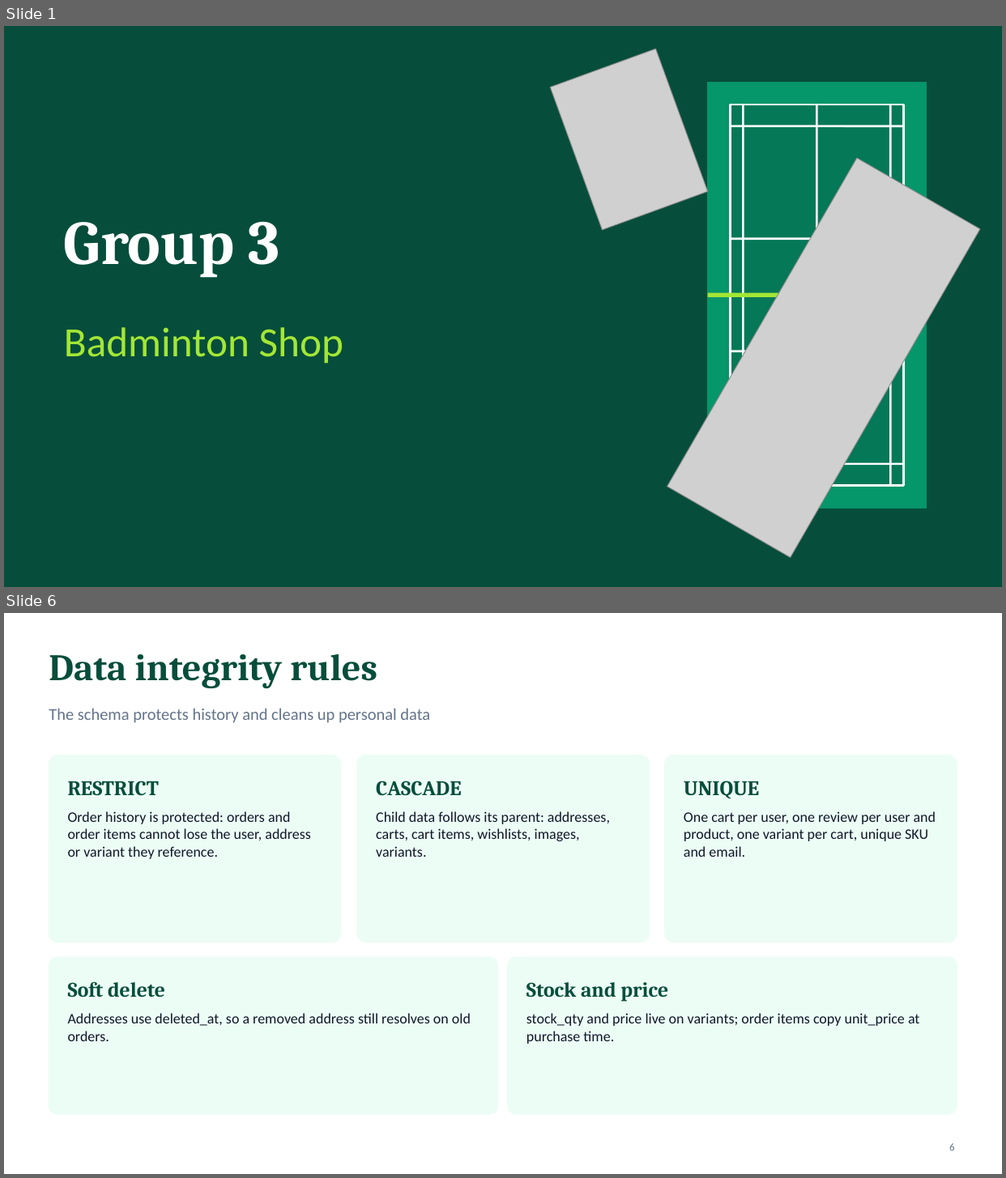
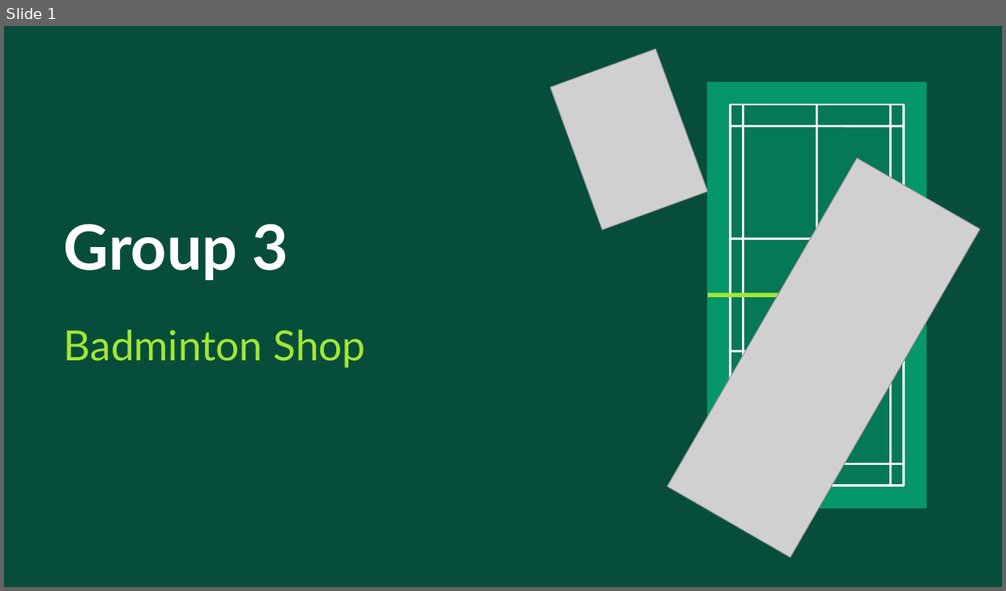
Before and after one commit to sriv95/261342-Database-Project, a slide deck: docs/smash-badminton-shop.pptx. Shown one above the other, each under a label of ours: slides 1 and 6 before the commit, slide 1 after it; the slides between them are not shown. The pictures are 1006x1178 and 1006x591 pixels, drawn with LibreOffice and Linux fonts; fonts in the diff are those of the drawing; grey boxes stand for pictures. Boxes give left, top, right and bottom in pixels: in the first picture for what was removed or moved away, otherwise in the second. Text is boxed around its words. In the diff, an @@ line names an element or a change of style, - is before the commit and + after.

Commit message:
Update presentation file for smash badminton shop

```diff
--- a/docs/smash-badminton-shop.pptx
+++ b/docs/smash-badminton-shop.pptx
@@ slide 6 removed at <box>4,613,1002,1174</box>, background #FFFFFF @@
@@ text removed at <box>49,654,377,688</box> @@
-Data integrity rules
@@ text removed at <box>49,709,430,723</box> @@
-The schema protects history and cleans up personal data
@@ rounded rectangle removed at <box>49,756,341,943</box> @@
@@ rounded rectangle removed at <box>357,756,650,943</box> @@
@@ rounded rectangle removed at <box>665,756,957,943</box> @@
@@ text removed at <box>68,781,159,796</box> @@
-RESTRICT
@@ text removed at <box>376,781,461,796</box> @@
-CASCADE
@@ text removed at <box>684,781,759,799</box> @@
-UNIQUE
@@ text removed at <box>68,811,311,859</box> @@
-Order history is protected: orders and order items cannot lose the user, address or variant they reference.
@@ text removed at <box>376,811,610,857</box> @@
-Child data follows its parent: addresses, carts, cart items, wishlists, images, variants.
@@ text removed at <box>684,811,936,857</box> @@
-One cart per user, one review per user and product, one variant per cart, unique SKU and email.
@@ rounded rectangle removed at <box>49,957,498,1114</box> @@
@@ rounded rectangle removed at <box>508,957,957,1114</box> @@
@@ text removed at <box>68,982,165,997</box> @@
-Soft delete
@@ text removed at <box>526,982,668,1002</box> @@
-Stock and price
@@ text removed at <box>68,1013,471,1041</box> @@
-Addresses use deleted_at, so a removed address still resolves on old orders.
@@ text removed at <box>526,1013,919,1044</box> @@
-stock_qty and price live on variants; order items copy unit_price at purchase time.
@@ page number removed at <box>949,1144,954,1151</box> @@
-6
@@ slide 1 changed as well @@
@@ text "Group 3" at <box>64,224,289,280</box>: font Cambria to Lato; line spacing 1 to 1.15 @@
@@ text "Badminton Shop" at <box>64,330,366,368</box>: font Calibri to Lato; line spacing 1 to 1.15 @@
```
Also in this commit, not shown: 11 other slides changed, 19 slides added, 5 other slides removed.
